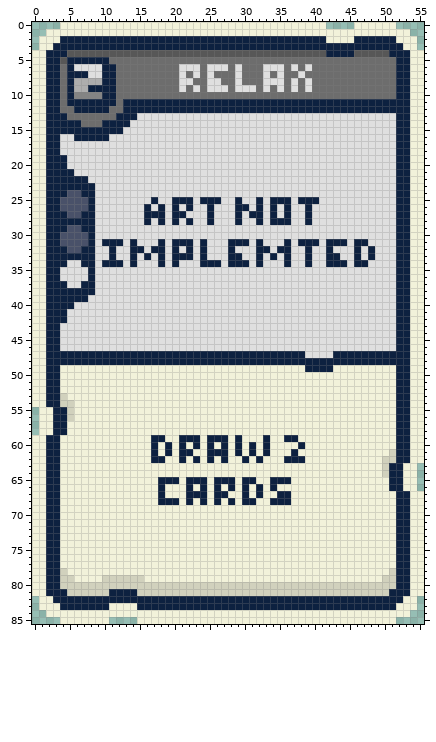
Two versions of one sprite sheet, Art/Cards/005 Relax.png. The first picture shows the starting point.
The file is 56x86 pixels. Colours within 5 levels of each other are drawn and written as one.
After:
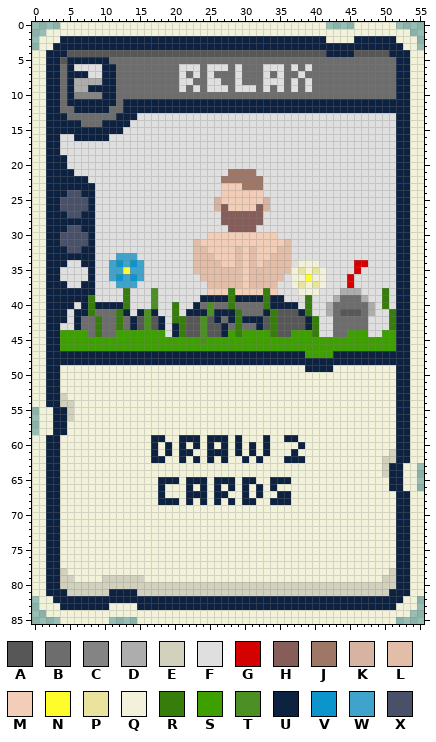
Palette (. is transparent): A #575757  B #6d6d6d  C #848484  D #adadad  E #d1d1bd  F #dfdfdf  G #d50000  H #865d58  J #9f7767  K #d7b4a2  L #e2bea8  M #f2cdb7  N #fefc2b  P #e8e49d  Q #f2f2da  R #377d0b  S #3ea000  T #4c8f23  U #0d2140  V #0c95cb  W #3fa3cb  X #495169
Difference:
y 21: x 28..31 FFFF -> JJJJ
y 22: x 27..32 FFFFFF -> JJJJJJ
y 23: x 27..32 FFFFFF -> MMMJJJ
y 24: x 27..32 FFFFFF -> MMMMMM
y 25: x 17 U -> F; x 20..22 UUU -> FFF; x 24..36 UUUFFUFFUFUUU -> FFKMMMMMMKFFF; x 38..40 UUU -> FFF
y 26: x 16 U -> F; x 18 U -> F; x 20 U -> F; x 22 U -> F; x 25..34 UFFFUUFUFU -> FKHMMMMHKF; x 36 U -> F; x 39 U -> F
y 27: x 16..18 UUU -> FFF; x 20..21 UU -> FF; x 25 U -> F; x 27..32 FFUFUU -> HHHHHH; x 34 U -> F; x 36 U -> F; x 39 U -> F
y 28: x 16 U -> F; x 18 U -> F; x 20 U -> F; x 22 U -> F; x 25 U -> F; x 27..32 FFUFFU -> HHHHHH; x 34..36 UUU -> FFF; x 39 U -> F
y 29: x 28..31 FFFF -> HHHH
y 30: x 25..34 FFFFFFFFFF -> MMMMMMMMMM
y 31: x 10..12 UUU -> FFF; x 14 U -> F; x 18 U -> F; x 20..36 UUUFUFFFUUUFUFFFU -> FFFLMMMMMMMMMMMML; x 38..40 UUU -> FFF; x 42..44 UUU -> FFF; x 46..47 UU -> FF
y 32: x 11 U -> F; x 14..15 UU -> FF; x 17..18 UU -> FF; x 20 U -> F; x 22..36 UFUFFFUFFFUUFUU -> FLLMMMMLMLMMMLL; x 39 U -> F; x 42 U -> F; x 46 U -> F; x 48 U -> F
y 33: x 11..14 UFFU -> FWWW; x 16 U -> F; x 18 U -> F; x 20..36 UUUFUFFFUUFFUFUFU -> FFFLLLMMMLMLMMLLL; x 39 U -> F; x 42..43 UU -> FF; x 46 U -> F; x 48 U -> F
y 34: x 10..15 UUUFUF -> FWVWVW; x 18 U -> F; x 20 U -> F; x 23..36 FUUUFUUUFUFFFU -> LLLLMMLMLMLLLL; x 38..40 FUF -> QQQ; x 42..44 UUU -> FFF; x 46..47 UU -> GG
y 35: x 11..15 FFFFF -> WWNWW; x 23..41 FFFFFFFFFFFFFFFFFFF -> LLLLLLLMLLLLLLQPQPQ; x 46 F -> G
y 36: x 11..15 FFFFF -> WVWVW; x 24..35 FFFFFFFFFFFF -> LLLLLLMLLLLL; x 37..41 FFFFF -> QQNQQ; x 45 F -> G
y 37: x 12..14 FFF -> WWW; x 25..34 FFFFFFFFFF -> LLLLLMLLLL; x 37..41 FFFFF -> QPQPQ; x 45 F -> G
y 38: x 13 F -> R; x 17 F -> T; x 25..34 FFFFFFFFFF -> MMMRMMMMRM; x 38..40 FFF -> QQQ; x 44..46 FFF -> DDD; x 50 F -> R
y 39: x 8 F -> R; x 13 F -> R; x 17 F -> T; x 24..35 FFFFFFFFFFFF -> UUUURUUUURUU; x 39 F -> R; x 43..47 FFFFF -> DBBBD; x 50 F -> R
y 40: x 7..13 FFFFFFF -> URUUUUR; x 17 F -> T; x 20 F -> R; x 23..37 FFFFFFFFFFFFFFF -> UBTBBRBBBBRUUUU; x 39 F -> R; x 42..48 FFFFFFF -> DBBBBBD; x 50 F -> R
y 41: x 6..13 FFFFFFFF -> UURBBBRU; x 15..17 FFF -> UTU; x 20 F -> R; x 22..39 FFFFFFFFFFFFFFFFFF -> UUUTUUURBBBURAAAUR; x 42..48 FFFFFFF -> DBAAABD; x 51 F -> R
y 42: x 6..18 FFFFFFFFFFFFF -> UBBRBBRBUATAU; x 20..40 FFFFFFFFFFFFFFFFFFFFF -> RRAATAUBURUUUARAAAAUR; x 43..47 FFFFF -> BBBBB; x 51 F -> R
y 43: x 6..18 FFFFFFFFFFFFF -> UBBRBBRBUATAU; x 20..40 FFFFFFFFFFFFFFFFFFFFF -> URAATAAUBRBBUARAAAAUR; x 43..47 FFFFF -> BBBBB; x 51 F -> R
y 44: x 4..18 FFFFFFFFFFFFFFF -> SSSSBRBBSSSSSSS; x 20..40 FFFFFFFFFFFFFFFFFFFFF -> URAATAAUSRSSSSRAASSSR; x 43..47 FFFFF -> BBSSS; x 50..51 FF -> SS
y 45: x 4..51 FFFFFFFFFFFFFFFFFFFFFFFFFFFFFFFFFFFFFFFFFFFFFFFF -> SSSSSSSSSSSSSSSSSSSSTSSSSSSSSSSSSSSSSSSSSSSSSSSS
y 46: x 4..51 FFFFFFFFFFFFFFFFFFFFFFFFFFFFFFFFFFFFFFFFFFFFFFFF -> SSSSSSSSSSSSSSSSSSSSSSSSSSSSSSSSSSSSSSSSSSSSSSSS
y 47: x 39..42 FFFF -> SSSS
